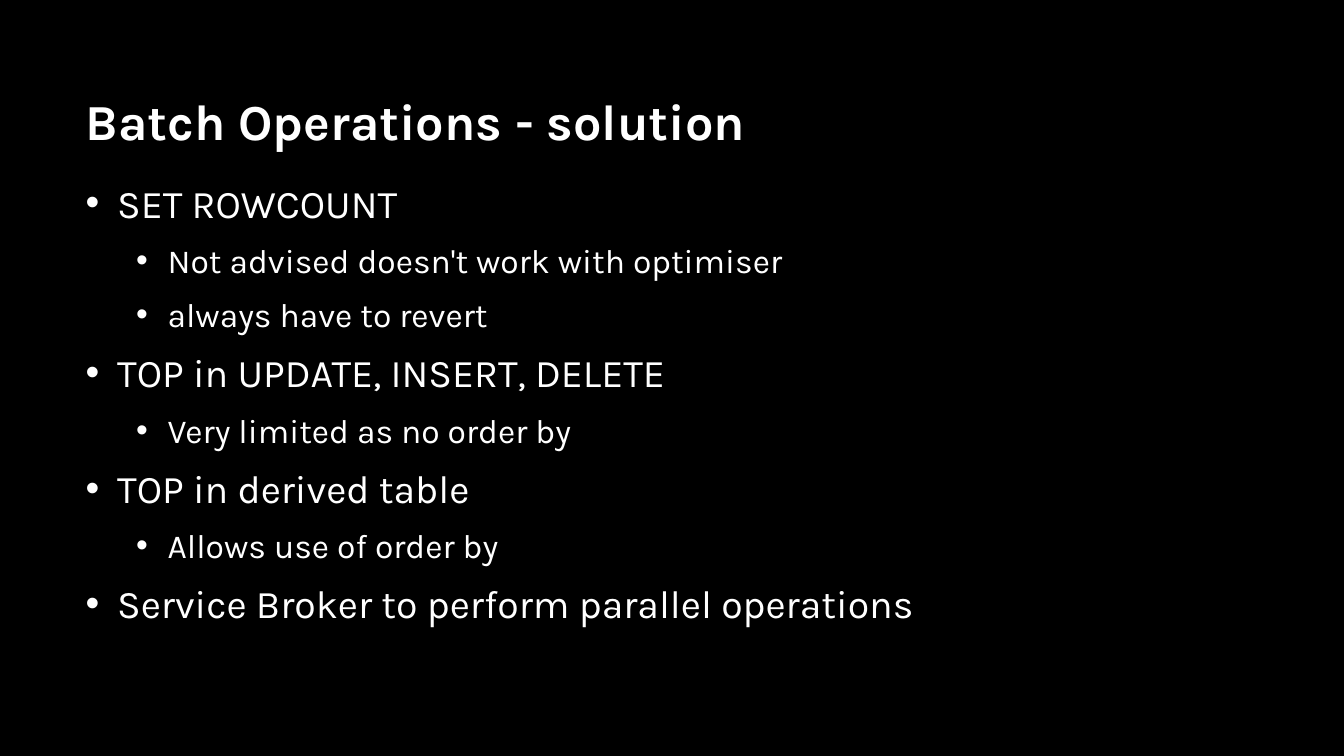
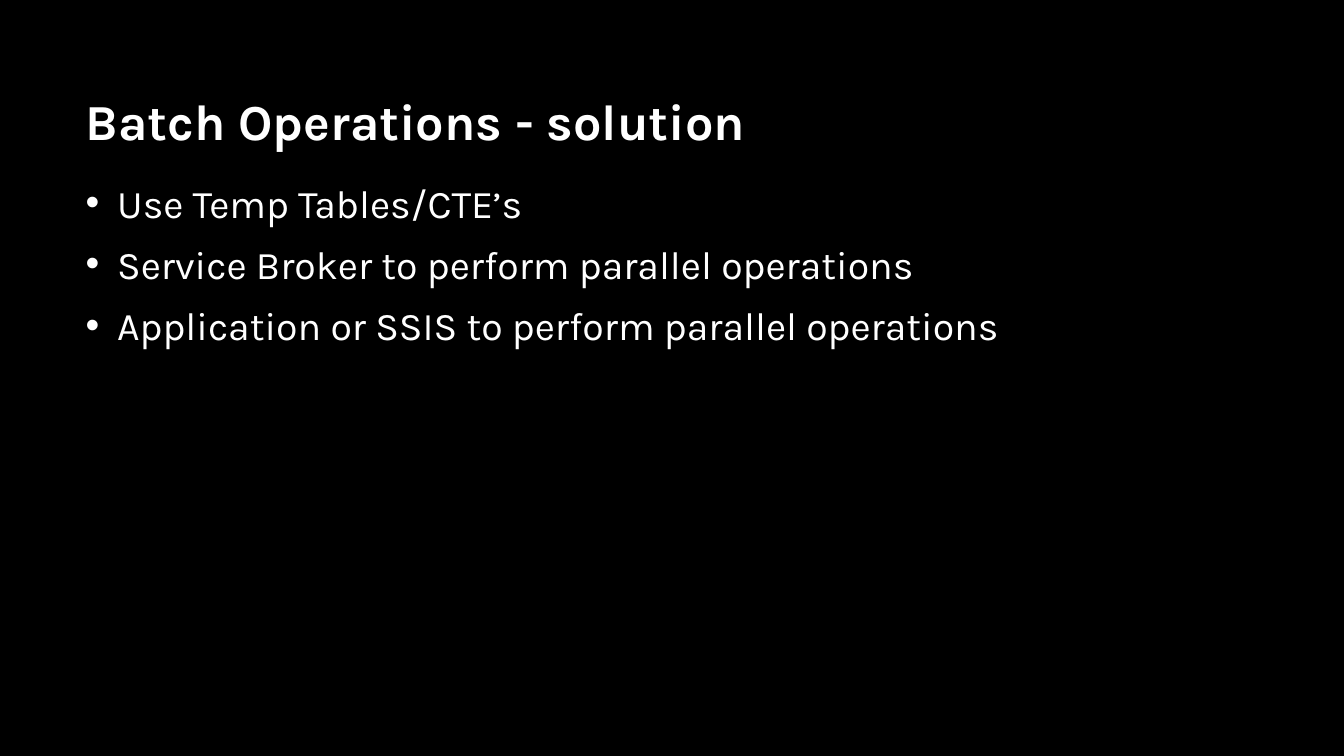
Before and after one commit to sabinio/SQLTraining, a slide deck: slide 27 of Slides/4. Performance.pptx (slide 24 before the commit). Drawn at 1344x756 pixels with LibreOffice and Linux fonts; fonts in the diff are those of the drawing; background and template pictures are left out. Boxes give left, top, right and bottom in pixels: in the first picture for what was removed or moved away, otherwise in the second. Text is boxed around its words. In the diff, an @@ line names an element or a change of style, - is before the commit and + after.

Commit message:
Slides update

```diff
--- a/Slides/4. Performance.pptx
+++ b/Slides/4. Performance.pptx
@@ text at [117,189,522,228]: text changed; size 24 to 28 pt @@
-• SET ROWCOUNT
-  • Not advised doesn't work with optimiser
-  • always have to revert
-• TOP in UPDATE, INSERT, DELETE
-  • Very limited as no order by
-• TOP in derived table
-  • Allows use of order by
+• Use Temp Tables/CTE’s
@@ text at [117,313,998,350]: paragraph added @@
+• Application or SSIS to perform parallel operations
```
Also in this commit, not shown: 8 other slides changed, 7 slides added.
